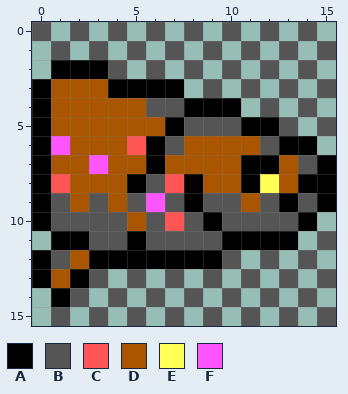
Edited in one commit: pixel-art file (resources/sprites/original/inventory/inventory-truit.ase). Above: the version before the commit.
16x16 pixels, 1 frame.
Palette (. is transparent): A #000000  B #555555  C #ff5555  D #aa5500  E #ffff55  F #ff55ff
Pixels before, first column x 0:
 0 B.B.B.B.B.B.B.B.
 1 .B.B.B.B.B.B.B.B
 2 .AAAB.B.B.B.B.B.
 3 ADDDAAAA.B.B.B.B
 4 ADDDDDBBAAA.B.B.
 5 ADDDDDDABBBAAB.B
 6 AFDDDCABDDDDBAA.
 7 ADDFDDADDDDAADBA
 8 ACDDDABCADDAEDAA
 9 ABDBDBFBABBDBABA
10 ABBBBDBCBABBBBA.
11 .AABBABBBBAAAA.B
12 ABDAAAAAAAB.B.B.
13 ADAB.B.B.B.B.B.B
14 .AB.B.B.B.B.B.B.
15 .B.B.B.B.B.B.B.B
The same view after the edit:
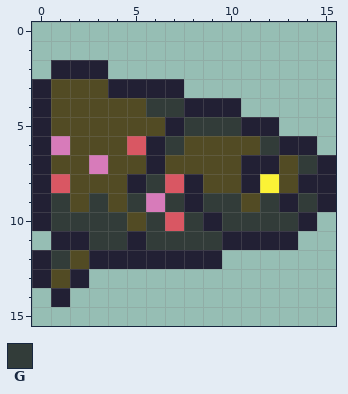
Colours new in this view: G #323c39
Difference:
Colour A changes from #000000 to #222034.
Colour C changes from #ff5555 to #d95763.
Colour D changes from #aa5500 to #524b24.
Colour E changes from #ffff55 to #fbf236.
Colour F changes from #ff55ff to #d77bba.
The author changed colour B to colour G in row 4 at x 6 to 7; in row 5 at x 8 to 10; in row 6 at x 7 and 12; in row 7 at x 14; in row 8 at x 6; in row 9 at x 1, 3, 5, 7, 9 to 10, 12 and 14.
The author changed colour B to colour G in row 10 at x 1 to 4, 6, 8 and 10 to 13; in row 11 at x 3 to 4 and 6 to 9; in row 12 at x 1.
Colour B is removed in row 0 at x 0, 2, 4, 6, 8, 10, 12 and 14; in row 1 at x 1, 3, 5, 7, 9, 11, 13 and 15; in row 2 at x 4, 6, 8, 10, 12 and 14; in row 3 at x 9, 11, 13 and 15; in row 4 at x 12 and 14; in row 5 at x 13 and 15.
Colour B is removed in row 11 at x 15; in row 12 at x 10, 12 and 14; in row 13 at x 3, 5, 7, 9, 11, 13 and 15; in row 14 at x 2, 4, 6, 8, 10, 12 and 14; in row 15 at x 1, 3, 5, 7, 9, 11, 13 and 15.
Boxes around the changes in both pictures, in picture pixels (x1, y1, x2, y2):
changed: (32, 22, 336, 326)
